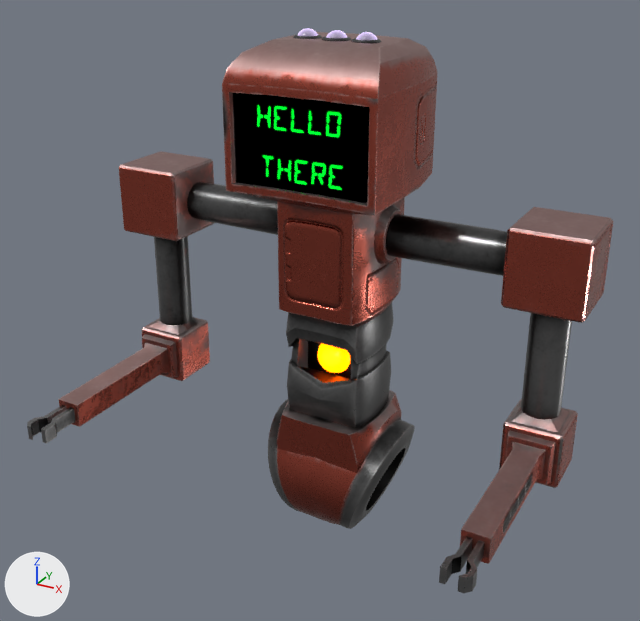
The Blender file blend/warpfall_server_bot/warpfall_robot_server.blend: old version first, new version second.
One viewpoint serves both versions: a camera (50 mm lens) standing at (1.015, -1.993, 1.652) and looking at (0.017, -0.177, 0.745). Arrows for +X, +Y and +Z are at lower left; the lights stay in place. Mesh edges are drawn as thin lines on the coarser meshes.

Before the edit, the objects in view are built like this:
```python
me_circle_003 = bpy.data.meshes.new('Circle.003')
me_circle_003.from_pydata(...)  # 3799 vertices, 3942 faces; spans x -6.72..6.72, y -5.89..2.74, z -7.17..7.08
me_circle_003.polygons.foreach_set('use_smooth', [True] * 3942)
me_circle_003.materials.append(mat_bot)
ob_circle_002 = bpy.data.objects.new('Circle.002', me_circle_003)
ob_circle_002.location = (0.001, -0.049, 0.701)
ob_circle_002.rotation_euler = (0.0, 0.00356, 0.0)  # degrees (0, 0.2, 0)
ob_circle_002.scale = (0.0983, 0.0983, 0.0983)
```
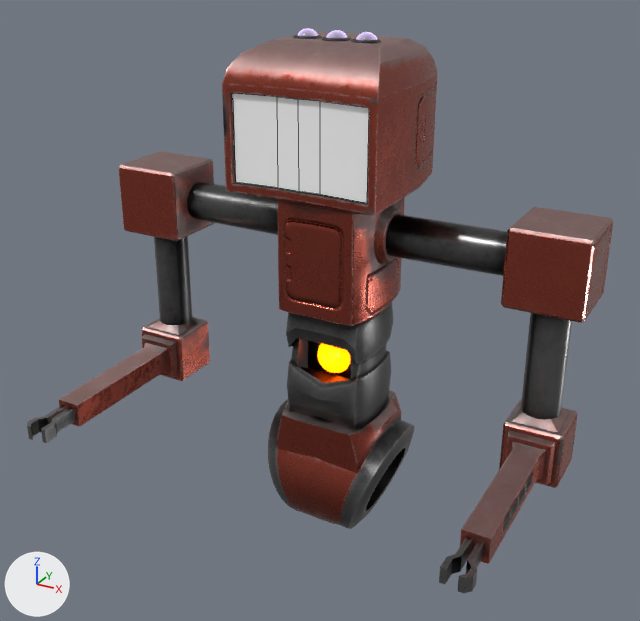
The change, as JSON lines over the scene's bpy script:
```json
{"op": "add", "block": "mat_robot_display", "code": ["mat_robot_display = diffuse_material('robot.display')", "mat_robot_display.base_color = (1.0, 1.0, 1.0)  # white #ffffff"]}
{"op": "add", "block": "me_circle_001", "code": ["me_circle_001 = bpy.data.meshes.new('Circle.001')", "me_circle_001.from_pydata([(0.58, -2.01, 3.8), (1.8, -2.01, 3.77), (0.57, -2.01, 5.96), (1.79, -2.01, 5.93), (-0.58, -2.01, 3.8), (-1.8, -2.01, 3.77), (-0.57, -2.01, 5.96), (-1.79, -2.01, 5.93), (0.0, -2.01, 3.79), (0.0, -2.01, 5.96)], [], [(2, 0, 1, 3), (9, 8, 0, 2), (6, 7, 5, 4), (9, 6, 4, 8)])", "me_circle_001.polygons.foreach_set('use_smooth', [True] * 4)", "me_circle_001.materials.append(mat_robot_display)  # its picture is missing"]}
{"op": "add", "block": "ob_robot_display", "code": ["ob_robot_display = bpy.data.objects.new('robot.display', me_circle_001)", "ob_robot_display.location = (0.001, -0.055, 0.701)", "ob_robot_display.rotation_euler = (0.0, 0.00356, 0.0)  # degrees (0, 0.2, 0)", "ob_robot_display.scale = (0.0983, 0.0983, 0.0983)"]}
```

Boxes [x1, y1, x2, y2] around the edits, measured in the pictures (640 x 621 px):
```json
{"object": "robot.display", "change": "added", "after": [233, 93, 369, 203]}
```
